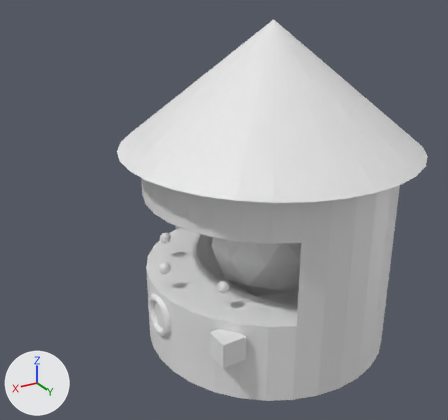
The Blender file Assets/prefabs/objects/environment/shopkeeper.blend: old version first, new version second.
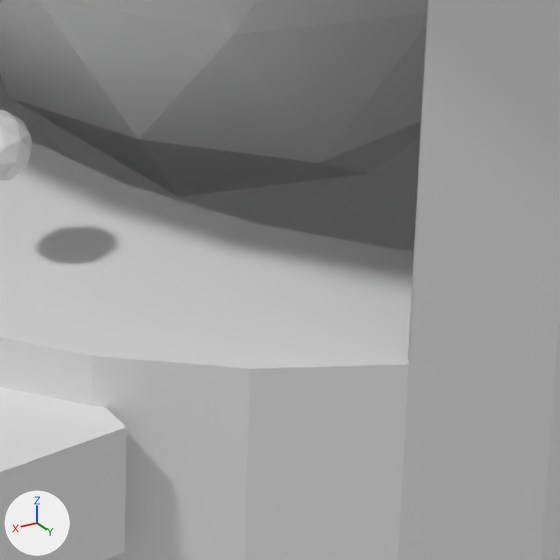
The first picture shows the older version from a 50 mm lens placed at (5.74, 8.08, 4.82), pointed at (0.93, 0.07, 0.81). The close-ups show both versions on the part from 50% to 72% of the width and 62% to 86% of the height of that picture; other places that the commit changed are outside them. Every picture has the same lights, and +X, +Y and +Z are marked at lower left.
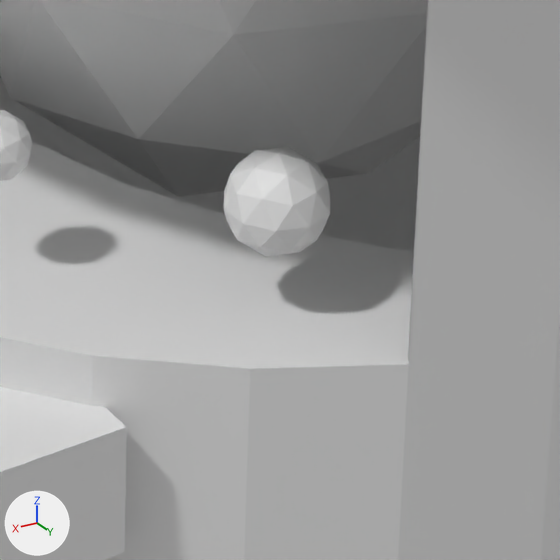
Patch to the scene script:
```diff
--- a/Assets/prefabs/objects/environment/shopkeeper.blend.py
+++ b/Assets/prefabs/objects/environment/shopkeeper.blend.py
@@ ob_money_on_the_stand @@
+ob_money_on_the_stand = bpy.data.objects.new('money_on_the_stand', me_icosphere_002.copy())  # the mesh of ob_item_3
+ob_money_on_the_stand.location = (0.949, 1.542, -0.066)
+ob_money_on_the_stand.scale = (0.15, 0.15, 0.15)
```

Boxes [x1, y1, x2, y2] around the edits, measured in the close-ups (560 x 560 px):
'money_on_the_stand', added
    after: [223, 147, 330, 257]
